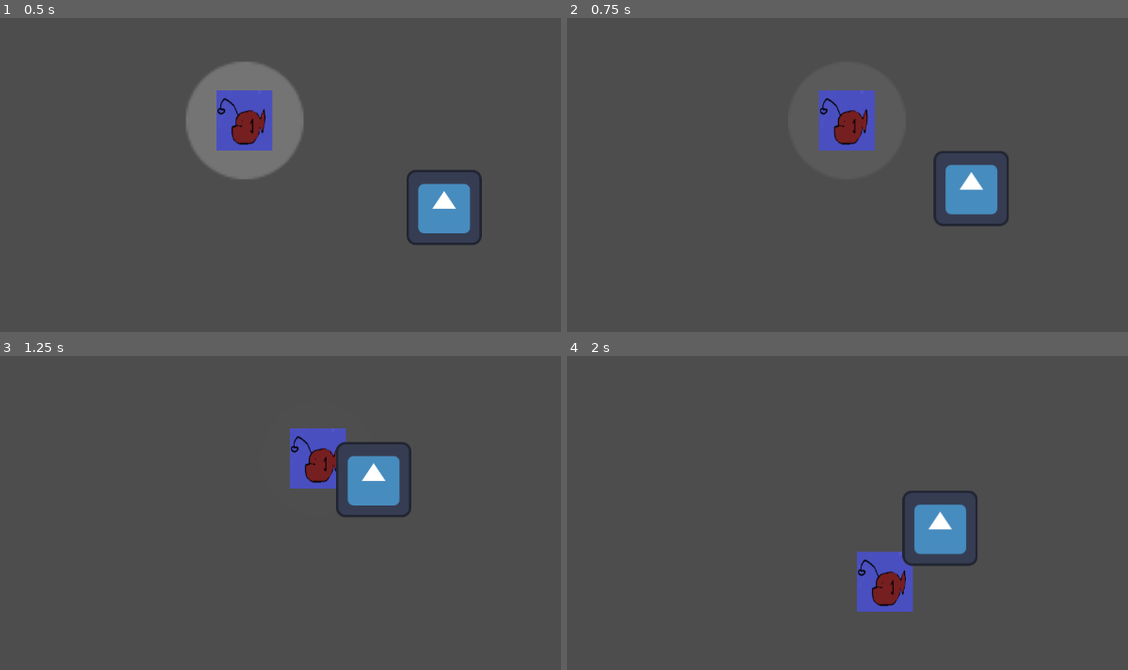
Above: before the commit, frames 1-4 (two rows, left to right).
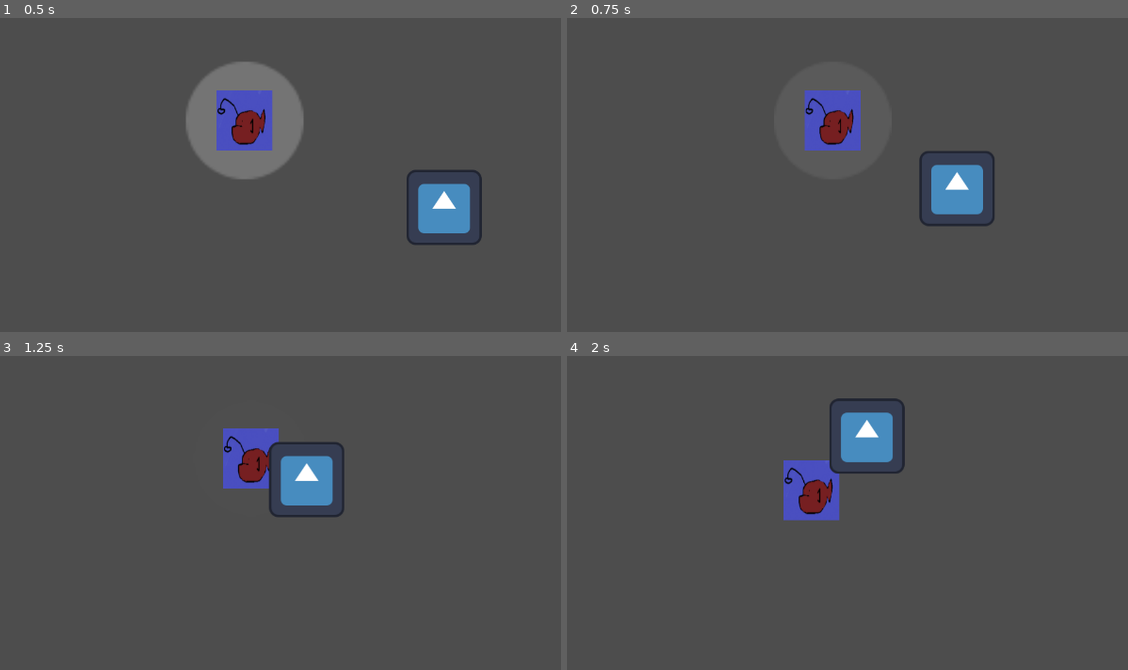
Above: after the commit, the same moments.

Repository: JeromeIsntDev/OceanX_HKthon_BioEvanescence
Game: Godot game, scene res://scenes/main.tscn
Two runs of this game, one before a commit and one after it. Both use one fixed random seed, a clock stepped at 60 frames per second and the inputs below. The engine's default icon, where the game draws it, is replaced by a stand-in: a white triangle on a blue panel in a dark square.
Inputs:
- Up to frame 1 (0.5 s): no input
- Up to frame 2 (0.75 s): hold D (ui_right) from 0.53 s (still down)
- Up to frame 3 (1.25 s): keep holding D (ui_right)
- Up to frame 4 (2 s): release D (ui_right) at 1.28 s; hold S (ui_down) from 1.28 s (still down)

Frame 1 is identical in both runs. In frame 2, 3.0% of the frame differs, in the area x 42-79%, y 23-67%; in frame 3, 6.0%; in frame 4, 7.5%, in the area x 38-74%, y 13-82%.

Commit message:
Baseline Push

Diff:
--- a/scenes/main.tscn
+++ b/scenes/main.tscn
@@ -2,13 +2,21 @@
 
 [ext_resource type="PackedScene" uid="uid://ce5dh5ampndta" path="res://scenes/player.tscn" id="1_o5qli"]
 [ext_resource type="PackedScene" uid="uid://3de4huieval4" path="res://scenes/enemy.tscn" id="2_0wfyh"]
+[ext_resource type="Script" uid="uid://cjj14vhmp3yfx" path="res://scripts/audio_player.gd" id="3_sugp2"]
 
 [node name="Main" type="Node2D" unique_id=1090391997]
 
 [node name="Player" parent="." unique_id=1663085969 groups=["player"] instance=ExtResource("1_o5qli")]
 
-[node name="Camera2D" type="Camera2D" parent="." unique_id=2024496615]
+[node name="Camera2D" type="Camera2D" parent="Player" unique_id=2024496615]
+process_callback = 0
+position_smoothing_enabled = true
+
+[node name="AudioListener2D" type="AudioListener2D" parent="Player" unique_id=1911857677]
 
 [node name="Enemy" parent="." unique_id=789585528 node_paths=PackedStringArray("player") instance=ExtResource("2_0wfyh")]
 position = Vector2(477, 208)
 player = NodePath("../Player")
+
+[node name="AudioStreamPlayer2D" type="AudioStreamPlayer2D" parent="." unique_id=775250798]
+script = ExtResource("3_sugp2")
--- /dev/null
+++ b/scripts/audio_player.gd
@@ -0,0 +1,14 @@
+extends AudioStreamPlayer2D
+
+@export var Sounds : Array[sound_effect]
+
+# Called when the node enters the scene tree for the first time.
+func _ready() -> void:
+	pass # Replace with function body.
+
+# Called every frame. 'delta' is the elapsed time since the previous frame.
+func _process(delta: float) -> void:
+	pass
+
+func play_sound(index: int) -> void:
+	if Sounds[index]: push_error("MISSING AUDIO");
--- /dev/null
+++ b/scripts/sound_effect.gd
@@ -0,0 +1,16 @@
+class_name sound_effect
+extends Node
+
+@export var stream : AudioStream
+@export var volume : float
+@export var pitch : float
+@export var distance : float
+
+# Called when the node enters the scene tree for the first time.
+func _ready() -> void:
+	pass # Replace with function body.
+
+
+# Called every frame. 'delta' is the elapsed time since the previous frame.
+func _process(delta: float) -> void:
+	pass
Not shown, added: scripts/audio_player.gd.uid
Not shown, added: scripts/sound_effect.gd.uid
